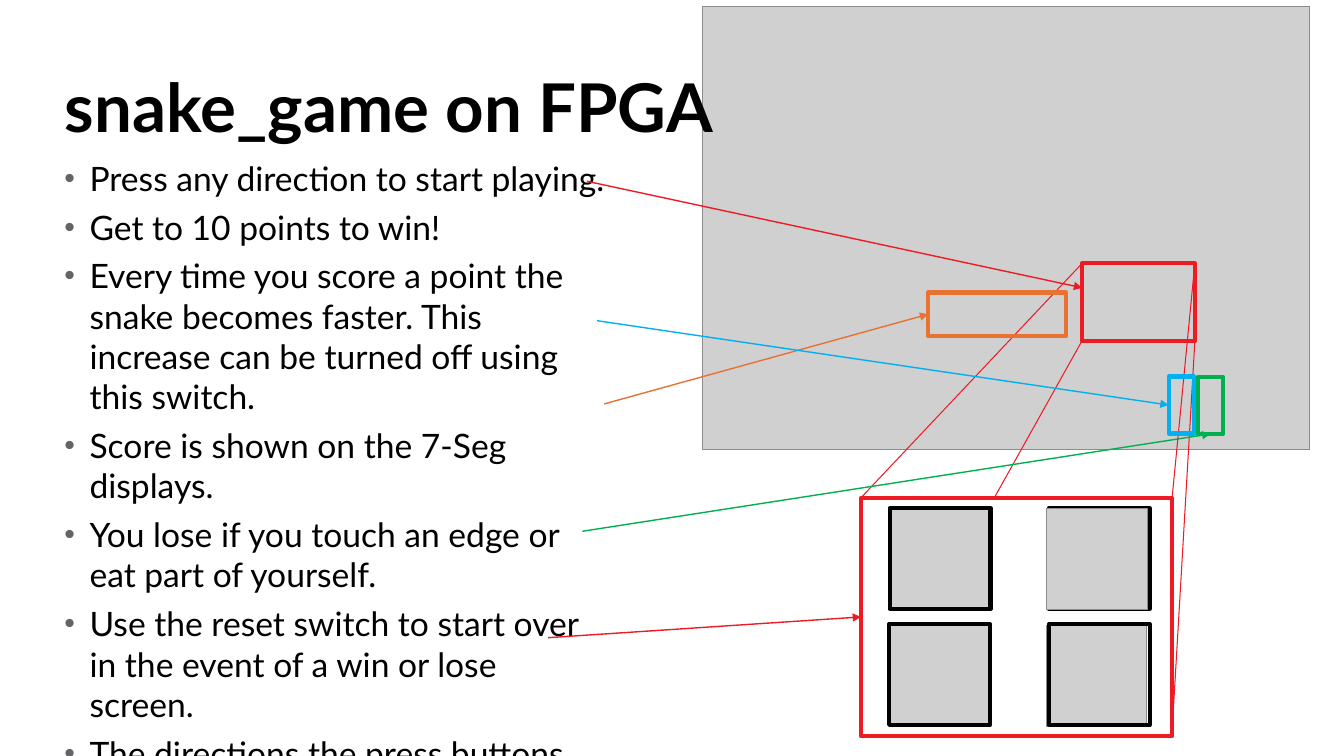
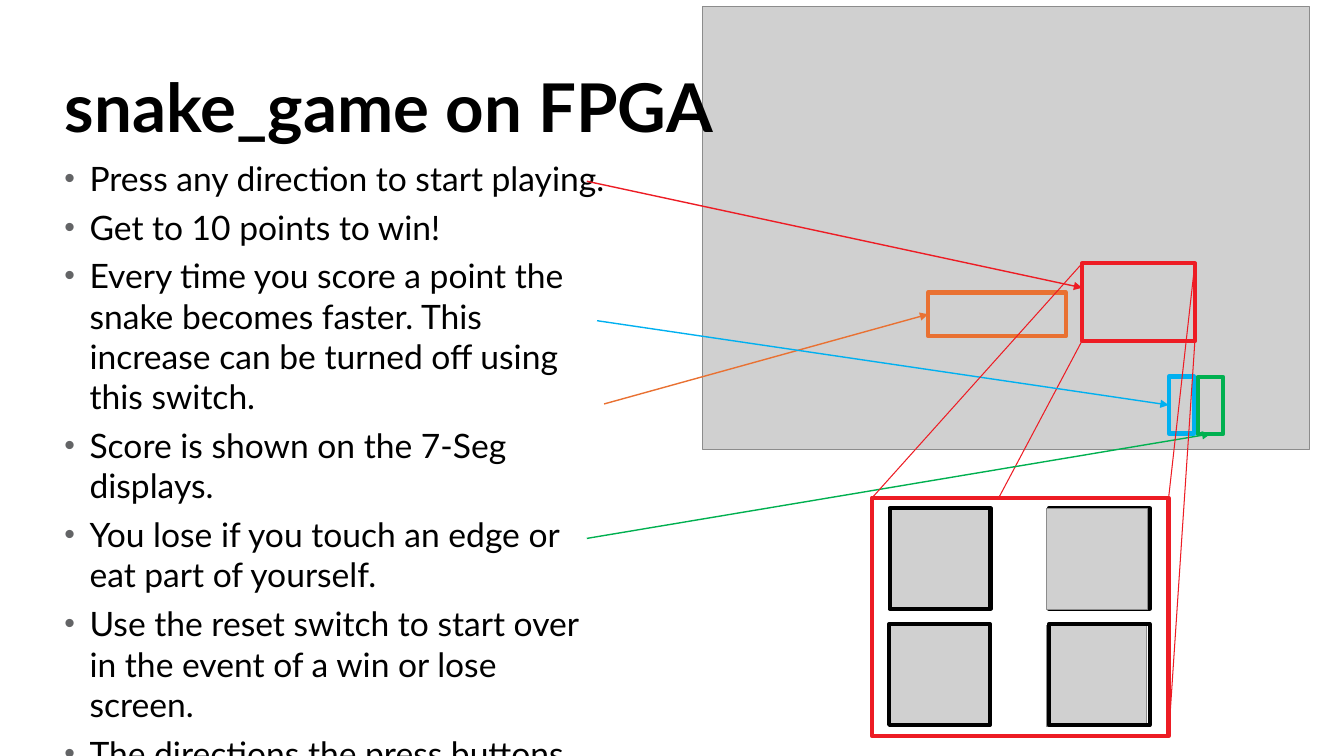
Before and after one commit to MPethick/SnakeGame, a slide deck: slide 6 of usage_guide.pptx. Drawn at 1344x756 pixels with LibreOffice and Linux fonts; fonts in the diff are those of the drawing; grey boxes stand for pictures. Boxes give left, top, right and bottom in pixels: in the first picture for what was removed or moved away, otherwise in the second. Text is boxed around its words. In the diff, an @@ line names an element or a change of style, - is before the commit and + after.

```diff
--- a/usage_guide.pptx
+++ b/usage_guide.pptx
@@ line moved from (861, 498) - (1083, 263) to (872, 498) - (1083, 263) @@
@@ line moved from (1173, 498) - (1195, 263) to (1169, 498) - (1195, 263) @@
@@ line moved from (861, 736) - (1083, 341) to (872, 736) - (1083, 341) @@
@@ line moved from (1173, 731) - (1195, 342) to (1169, 736) - (1195, 342) @@
@@ arrow moved from (583, 531) - (1211, 434) to (587, 538) - (1211, 434) @@
@@ rectangle: place and size @@
-rectangle at bbox=[861, 498, 1173, 737]
+rectangle at bbox=[872, 498, 1169, 737]
@@ arrow removed from (548, 638) to (861, 617) @@
```
Also in this commit, not shown: 2 other slides changed, 2 slides added.
